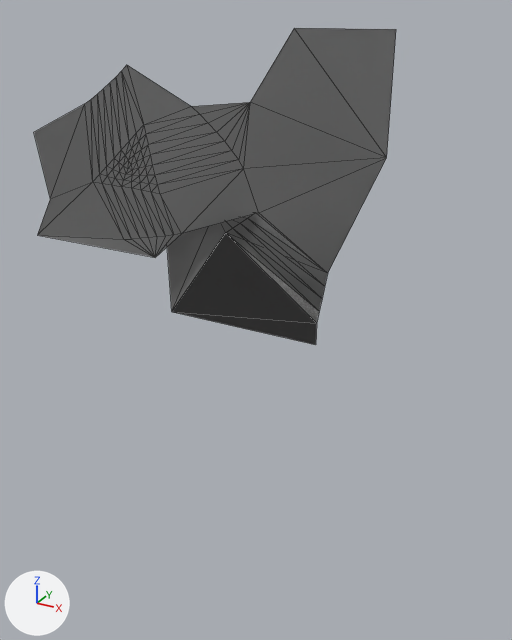
Two versions of the glTF model assets/units/pd2_mod_hwu/architecture/hwu_mountain_ground/hwu_mountain_ground.glb, one commit apart.
Both versions are drawn from a 50 mm camera at (40.3, -67.5, 35.2) aimed at (4.2, -1.9, 2.4). The axes (+X, +Y, +Z) are drawn at lower left. The lights are the same throughout. Mesh edges are drawn as thin lines. Where no turn or scale is listed for an object, it has been applied to the vertices. Vertices at the same position are counted once.

Objects in the first picture: 'g_g'.
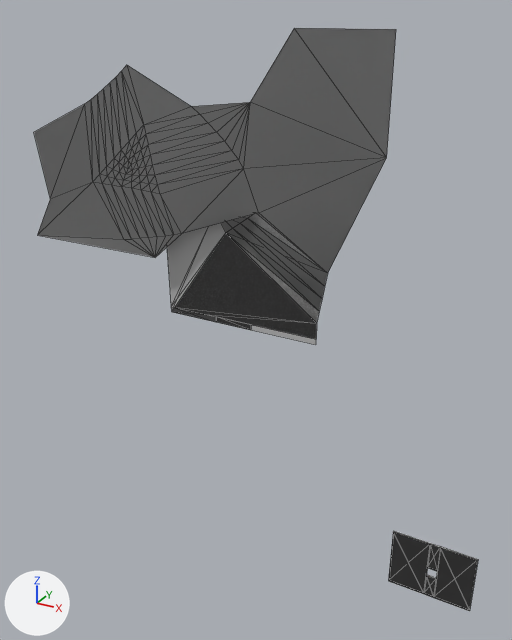
Where the change shows, as pixel boxes (x1, y1, x2, y2) in the pictures (512 x 640 px; the box of a moved part takes in the faces that stretch with it):
'g_g', reshaped
    before: (34, 28, 396, 345)
    after: (216, 317, 251, 330)
'dm_concrete', reshaped (not visible before)
    after: (34, 28, 478, 611)
'c_box_01', added
    after: (440, 547, 478, 606)
'c_box_02', added
    after: (393, 531, 430, 575)
'c_box_03', added
    after: (430, 543, 441, 547)
'c_box_04', added
    after: (426, 575, 436, 579)
part 1 of me_dm_concrete, moved or reshaped (not visible before)
    after: (173, 233, 317, 339)
part 2 of me_dm_concrete, added (black)
    after: (389, 532, 478, 611)
part 3 of me_g_g, moved or reshaped (not visible afterwards)
    before: (167, 223, 317, 345)
part 4 of me_g_g, added
    after: (216, 317, 251, 330)
'c_mesh_mopp_01', unchanged, uncovered by the edit
    before: (229, 213, 323, 323)
    after: (167, 213, 326, 345)

What changed in the scene script:
```text
Change me_dm_concrete:
    used by ob_dm_concrete; location = (0.0, 0.0, 1.0)
    verts and faces of me_dm_concrete; kept vertices keep their numbers, new ones are numbered from 95
    remove me_dm_concrete.from_pydata(...)  # 95 vertices, 159 faces; spans x -25.7..18.8, y -5.8..0.0, z -1.0..32.6
    add me_dm_concrete.from_pydata(...)  # 110 vertices, 169 faces; spans x -25.7..32.0, y -5.8..0.0, z -31.0..32.6
    me_dm_concrete part 1
    4 faces are deleted
    1 vertex moves from x 11.0, y 0.0, z -1.0 to x 11.0, y 0.0, z -0.3
    3 vertices are added at (-9.0, 0.0, -0.3), (-2.3, 0.0, -1.0), (-2.3, 0.0, -0.3)
    6 new faces join them
    me_dm_concrete part 2
    add verts[95] = (26.5, 0.0, -31.0)  # pixel (423, 593)
    add verts[96] = (26.5, 0.0, -23.3)  # pixel (430, 544)
    add verts[97] = (26.5, 0.0, -28.1)  # pixel (426, 575)
    add verts[98] = (26.5, 0.0, -26.9)  # pixel (427, 567)
    add for new, old in zip([*range(99, 103)], [*range(95, 99)]): verts[new] = verts[old] + (1.2, 0.0, 0.0)
    add verts[104] = (32.0, 0.0, -31.0)  # pixel (469, 610)
    add verts[105] = (32.0, 0.0, -23.3)  # pixel (477, 560)
    add verts[106] = (22.0, 0.0, -23.3)  # pixel (393, 531)
    add verts[107] = (22.0, 0.0, -31.0)  # pixel (388, 580)
    add faces += [(100, 104, 105), (99, 104, 100), (95, 96, 106), (95, 106, 107), (97, 99, 101), (95, 99, 97)]
    add faces += [(96, 102, 100), (96, 98, 102)]
Change me_g_g:
    used by ob_g_g; location = (0.0, 0.0, 1.0)
    verts and faces of me_g_g; kept vertices keep their numbers, new ones are numbered from 95
    before: 13 (-9.0, 0.0, -1.0) at pixel (171, 311), 24 (11.0, 0.0, -1.0) at pixel (315, 344)
    remove me_g_g.from_pydata(...)  # 95 vertices, 159 faces; spans x -25.7..18.8, y -5.8..0.0, z -1.0..32.6
    add me_g_g.from_pydata(...)  # 111 vertices, 169 faces; spans x -25.7..32.0, y -5.8..0.0, z -31.0..32.6
    me_g_g part 3
    add verts[13] = (-9.0, 0.0, -0.3)  # moved, pixel (171, 306)
    add verts[24] = (11.0, 0.0, -0.3)  # moved, pixel (316, 339)
    me_g_g part 4
    add verts[107] = (2.6, 0.0, -1.0)  # pixel (251, 330)
    add verts[108] = (2.6, 0.0, -0.3)  # pixel (251, 324)
    add verts[109] = (-2.3, 0.0, -0.3)  # pixel (216, 316)
    add verts[110] = (-2.3, 0.0, -1.0)  # pixel (216, 322)
    add faces += [(107, 108, 109), (107, 109, 110)]
Add me_c_box_04:
    me_c_box_04.from_pydata(...)  # a box spanning x -0.6..0.6, y -0.1..0.1, z -1.77..1.14
Add me_c_box_03:
    me_c_box_03.from_pydata(...)  # a box spanning x -0.6..0.6, y -0.1..0.1, z -1.77..1.77
Add me_c_box_02:
    me_c_box_02.from_pydata(...)  # a box spanning x -2.15..2.35, y -0.1..0.1, z -3.84..3.84
Add me_c_box_01:
    me_c_box_01.from_pydata(...)  # a box spanning x -2.15..2.15, y -0.1..0.1, z -3.84..3.84
Add ob_c_box_04:
    ob_c_box_04 = bpy.data.objects.new('c_box_04', me_c_box_04)
    ob_c_box_04.location = (27.1, 0.1, -28.2)
Add ob_c_box_03:
    ob_c_box_03 = bpy.data.objects.new('c_box_03', me_c_box_03)
    ob_c_box_03.location = (27.1, 0.1, -24.1)
Add ob_c_box_02:
    ob_c_box_02 = bpy.data.objects.new('c_box_02', me_c_box_02)
    ob_c_box_02.location = (24.1, 0.1, -26.2)
Add ob_c_box_01:
    ob_c_box_01 = bpy.data.objects.new('c_box_01', me_c_box_01)
    ob_c_box_01.location = (29.9, 0.1, -26.2)
```
